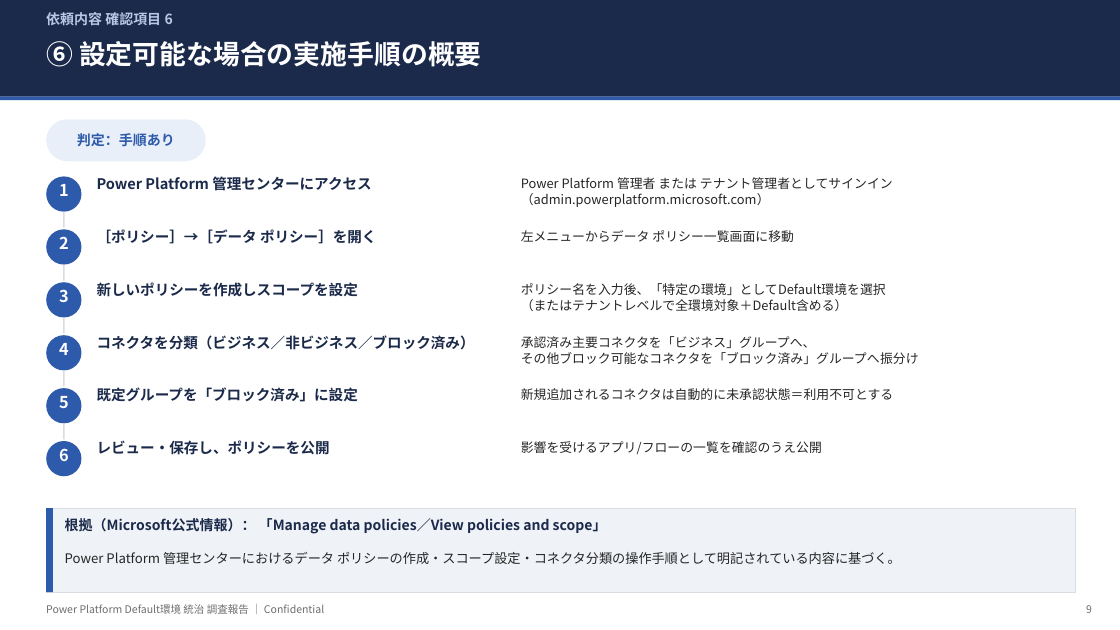
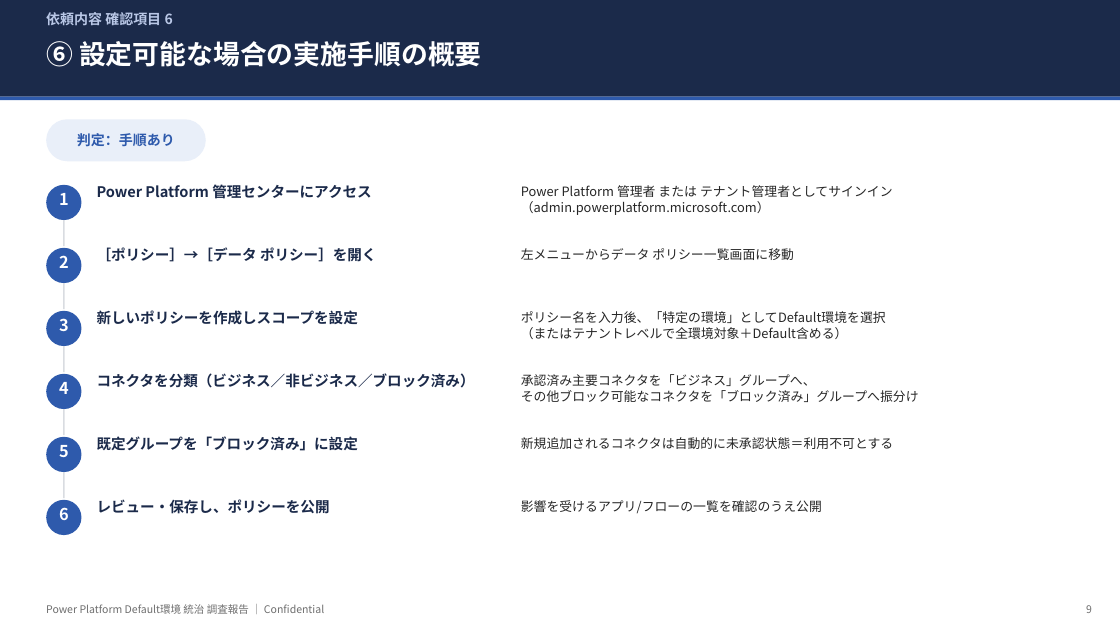
Before and after one commit to takuyanakamura881awc-beep/awc-naka881-repo, a slide deck: slide 9 of docs/PowerPlatform_DefaultEnv_Governance_Report.pptx. Drawn at 1120x630 pixels with LibreOffice and Linux fonts; fonts in the diff are those of the drawing. Boxes give left, top, right and bottom in pixels: in the first picture for what was removed or moved away, otherwise in the second. Text is boxed around its words. In the diff, an @@ line names an element or a change of style, - is before the commit and + after.

```diff
--- a/docs/PowerPlatform_DefaultEnv_Governance_Report.pptx
+++ b/docs/PowerPlatform_DefaultEnv_Governance_Report.pptx
@@ 2 texts, 1 ellipse: place and size @@
-2 texts, 1 ellipse at [46,176,371,212]
+2 texts, 1 ellipse at [46,184,371,220]
@@ text "Power Platform 管理者 または テナント管理者としてサインイン": place and size @@
-text "Power Platform 管理者 または テナント管理者としてサインイン" at [521,177,893,207]
+text "Power Platform 管理者 または テナント管理者としてサインイン" at [521,185,893,215]
@@ rectangle: place and size @@
-rectangle at [63,212,65,228]
+rectangle at [63,220,65,246]
@@ 2 texts, 1 ellipse: place and size @@
-2 texts, 1 ellipse at [46,229,377,265]
+2 texts, 1 ellipse at [46,247,377,283]
@@ text "左メニューからデータ ポリシー一覧画面に移動": place and size @@
-text "左メニューからデータ ポリシー一覧画面に移動" at [521,230,794,242]
+text "左メニューからデータ ポリシー一覧画面に移動" at [521,248,794,260]
@@ rectangle: place and size @@
-rectangle at [63,265,65,281]
+rectangle at [63,283,65,309]
@@ 2 texts, 1 ellipse: place and size @@
-2 texts, 1 ellipse at [46,282,358,318]
+2 texts, 1 ellipse at [46,310,358,346]
@@ text "ポリシー名を入力後、「特定の環境」としてDefault環境を選択": place and size @@
-text "ポリシー名を入力後、「特定の環境」としてDefault環境を選択" at [521,283,886,311]
+text "ポリシー名を入力後、「特定の環境」としてDefault環境を選択" at [521,311,886,339]
@@ rectangle: place and size @@
-rectangle at [63,318,65,334]
+rectangle at [63,346,65,372]
@@ 2 texts, 1 ellipse: place and size @@
-2 texts, 1 ellipse at [46,335,475,371]
+2 texts, 1 ellipse at [46,373,475,409]
@@ text "承認済み主要コネクタを「ビジネス」グループへ、": place and size @@
-text "承認済み主要コネクタを「ビジネス」グループへ、" at [521,336,919,364]
+text "承認済み主要コネクタを「ビジネス」グループへ、" at [521,374,919,402]
@@ rectangle: place and size @@
-rectangle at [63,371,65,386]
+rectangle at [63,409,65,435]
@@ 2 texts, 1 ellipse: place and size @@
-2 texts, 1 ellipse at [46,387,358,423]
+2 texts, 1 ellipse at [46,436,358,472]
@@ text "新規追加されるコネクタは自動的に未承認状態＝利用不可とする": place and size @@
-text "新規追加されるコネクタは自動的に未承認状態＝利用不可とする" at [521,388,893,400]
+text "新規追加されるコネクタは自動的に未承認状態＝利用不可とする" at [521,437,893,449]
@@ rectangle: place and size @@
-rectangle at [63,423,65,439]
+rectangle at [63,472,65,498]
@@ 2 texts, 1 ellipse: place and size @@
-2 texts, 1 ellipse at [46,440,330,476]
+2 texts, 1 ellipse at [46,499,330,535]
@@ rectangle removed at [46,508,1075,592] @@
@@ rectangle removed at [46,508,53,592] @@
@@ text "影響を受けるアプリ/フローの一覧を確認のうえ公開": place and size @@
-text "影響を受けるアプリ/フローの一覧を確認のうえ公開" at [521,441,822,454]
+text "影響を受けるアプリ/フローの一覧を確認のうえ公開" at [521,500,822,513]
@@ text removed at [65,518,607,534] @@
-根拠（Microsoft公式情報）： 「Manage data policies／View policies and scope」
@@ text removed at [65,552,901,564] @@
-Power Platform 管理センターにおけるデータ ポリシーの作成・スコープ設定・コネクタ分類の操作手順として明記されている内容に基づく。
```
Also in this commit, not shown: 7 other slides changed, 6 slides added, 1 slide removed.
